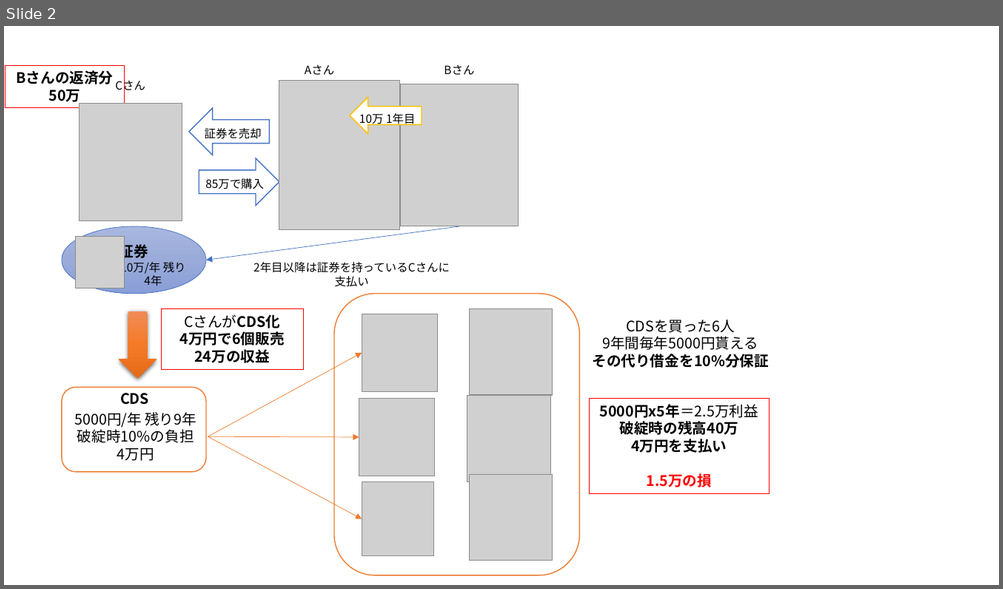
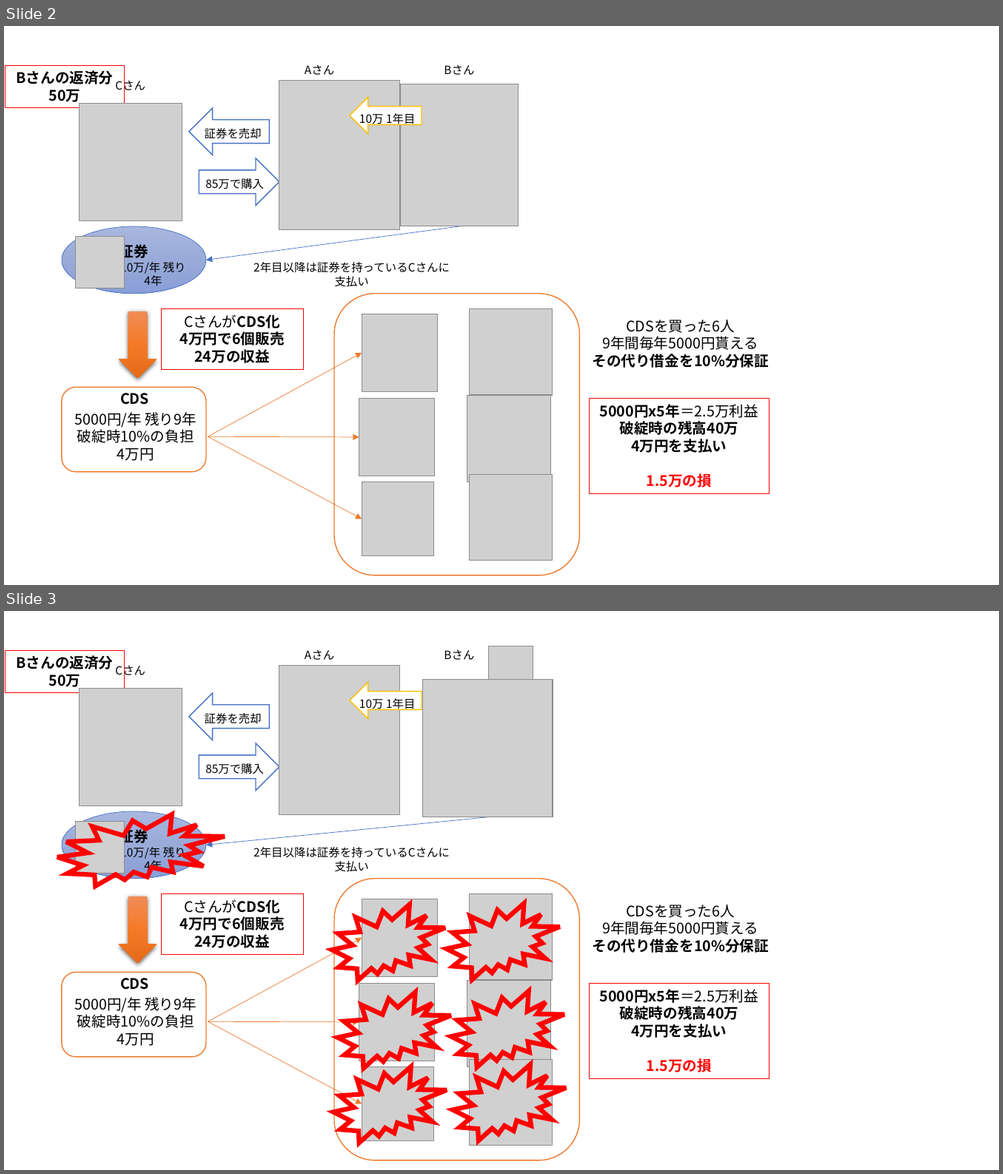
Before and after one commit to gitpitch/myslide, a slide deck: 2018xxxx_2008-financial-crisis/図作成用.pptx. Shown one above the other, each under a label of ours: slide 2 before the commit, slides 2 and 3 after it. The pictures are 1003x589 and 1003x1174 pixels, drawn with LibreOffice and Linux fonts; fonts in the diff are those of the drawing; grey boxes stand for pictures. Boxes give left, top, right and bottom in pixels: in the first picture for what was removed or moved away, otherwise in the second. Text is boxed around its words. In the diff, an @@ line names an element or a change of style, - is before the commit and + after.

```diff
--- a/2018xxxx_2008-financial-crisis/図作成用.pptx
+++ b/2018xxxx_2008-financial-crisis/図作成用.pptx
@@ slide 3 added at <box>4,611,999,1170</box>, background #FFFFFF @@
@@ picture added at <box>423,679,553,817</box> @@
@@ irregular seal added at <box>57,815,224,886</box>, outline #FF0000 4.5 pt @@
@@ group added at <box>5,646,533,955</box>: 8 texts, 4 pictures, 3 right arrows, 2 rectangles, 1 ellipse, 1 arrow @@
+証券
+Aさん
+Bさん
+10万 1年目
+10万/年 残り4年
+2年目以降は証券を持っているCさんに支払い
+CさんがCDS化
+4万円で6個販売
+24万の収益
+Bさんの返済分
+50万
+Cさん
+証券を売却
+85万で購入
@@ down arrow added at <box>119,897,157,964</box>, fill gradient #F18C57 to #F67B28 to #E56C19 @@
@@ rounded rectangle added at <box>334,879,579,1161</box>, outline #ED7D31 1 pt @@
@@ picture added at <box>362,899,438,977</box> @@
@@ picture added at <box>469,894,552,980</box> @@
@@ irregular seal added at <box>332,905,445,981</box>, outline #FF0000 4.5 pt @@
@@ irregular seal added at <box>447,903,560,980</box>, outline #FF0000 4.5 pt @@
@@ text added at <box>592,905,768,953</box>, 14 pt, text #000000 @@
+CDSを買った6人
+9年間毎年5000円貰える
+その代り借金を10%分保証
@@ arrow added from (208, 1022) to (362, 938), #ED7D31 0.5 pt @@
@@ rounded rectangle added at <box>62,973,206,1058</box>, fill #FFFFFF, outline #ED7D31 1 pt @@
@@ text added at <box>120,978,149,990</box>, 14 pt, text #000000, bold @@
+CDS
@@ picture added at <box>359,984,435,1062</box> @@
@@ picture added at <box>467,981,551,1067</box> @@
@@ rectangle added at <box>589,984,768,1079</box>, outline #FF0000 0.75 pt, 14 pt, text #000000, bold @@
+5000円x5年＝2.5万利益
+破綻時の残高40万
+4万円を支払い
+1.5万の損
@@ text added at <box>74,997,196,1046</box>, 14 pt, text #000000 @@
+5000円/年 残り9年
+破綻時10%の負担
+4万円
@@ irregular seal added at <box>338,992,451,1068</box>, outline #FF0000 4.5 pt @@
@@ irregular seal added at <box>451,991,564,1068</box>, outline #FF0000 4.5 pt @@
@@ arrow added from (208, 1022) to (359, 1023), #ED7D31 0.5 pt @@
@@ arrow added from (208, 1022) to (362, 1104), #ED7D31 0.5 pt @@
@@ irregular seal added at <box>333,1067,447,1143</box>, outline #FF0000 4.5 pt @@
@@ picture added at <box>362,1068,435,1142</box> @@
@@ irregular seal added at <box>452,1065,566,1141</box>, outline #FF0000 4.5 pt @@
@@ picture added at <box>469,1060,552,1146</box> @@
```
Also in this commit, not shown: 3 other files.
